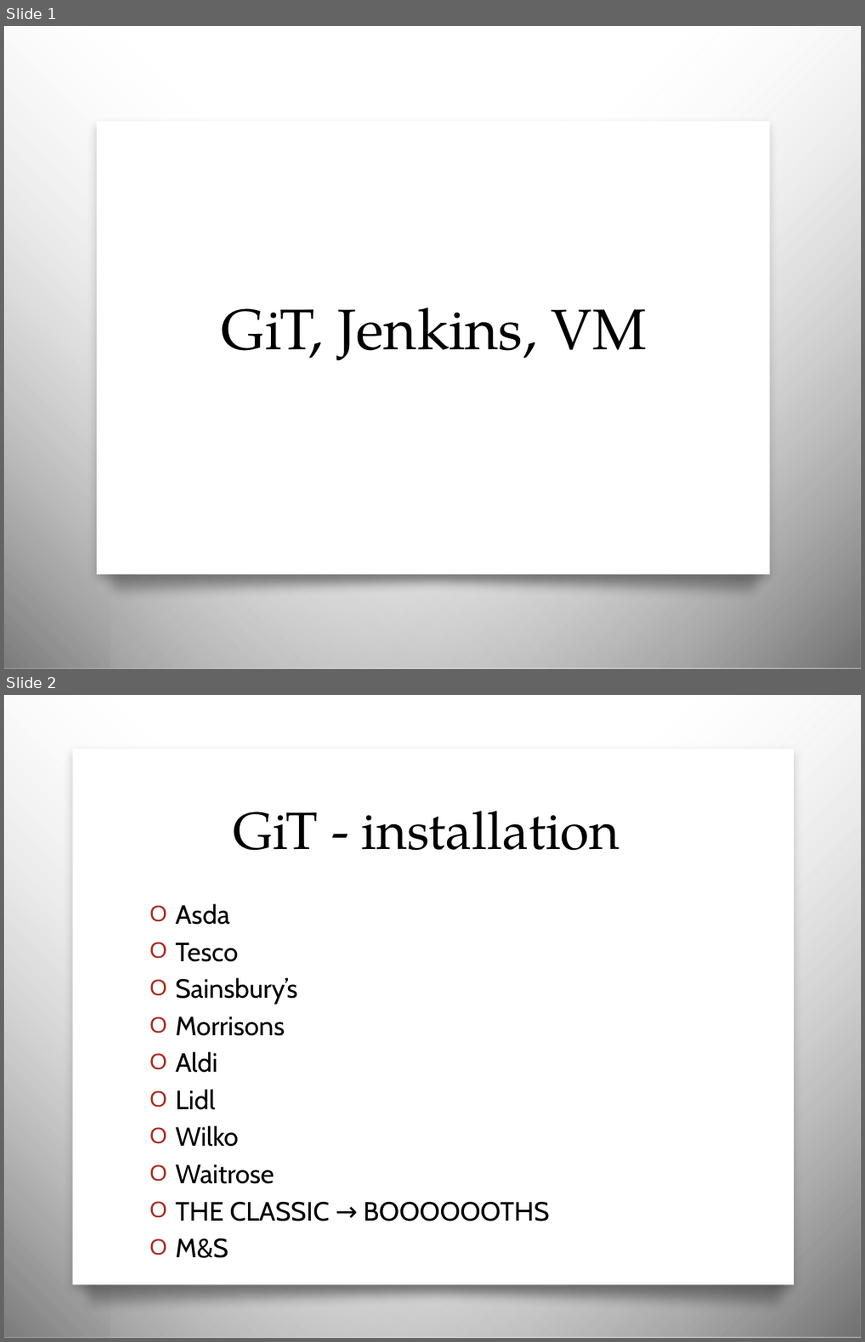
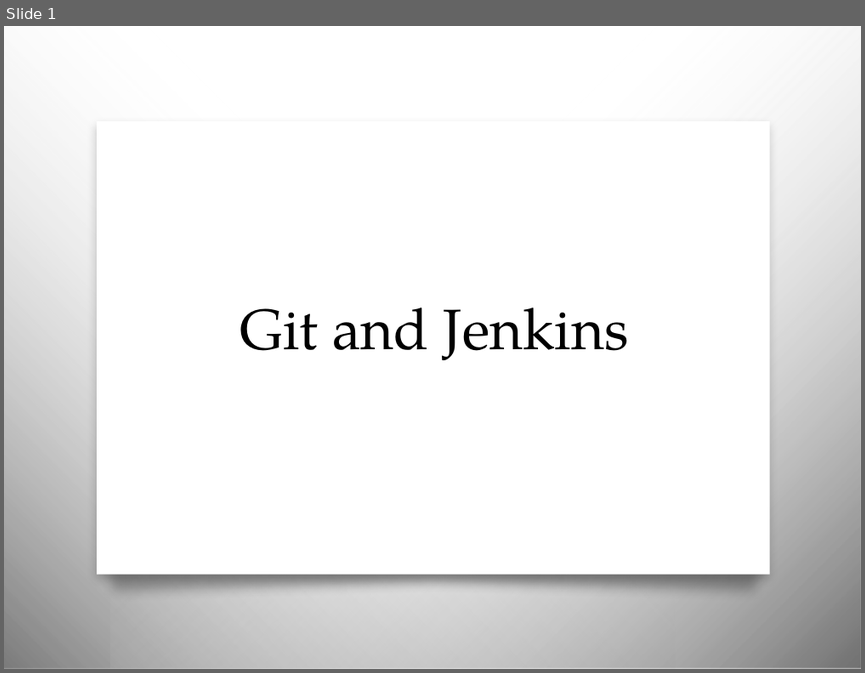
Before and after one commit to JCMander/PortalPower, a slide deck: Jenkins/Jenkins Slides.pptx. Shown one above the other, each under a label of ours: slides 1 and 2 before the commit, slide 1 after it. The pictures are 865x1342 and 865x673 pixels, drawn with LibreOffice and Linux fonts; fonts in the diff are those of the drawing; background and template pictures are left out. Boxes give left, top, right and bottom in pixels: in the first picture for what was removed or moved away, otherwise in the second. Text is boxed around its words. In the diff, an @@ line names an element or a change of style, - is before the commit and + after.

Commit message:
Jenkins + Git rules

```diff
--- a/Jenkins/Jenkins Slides.pptx
+++ b/Jenkins/Jenkins Slides.pptx
@@ slide 2 removed at bbox=[4, 695, 861, 1338], background picture (left out); not listed: 2 template elements that a slide beside it also shows @@
@@ rectangle removed at bbox=[73, 749, 794, 1285] @@
@@ title removed at bbox=[233, 811, 619, 851] @@
-GiT - installation
@@ text removed at bbox=[176, 903, 550, 1258] @@
-O Asda
-O Tesco
-O Sainsbury’s
-O Morrisons
-O Aldi
-O Lidl
-O Wilko
-O Waitrose
-O THE CLASSIC → BOOOOOOTHS
-O M&S
@@ freeform shape removed at bbox=[64, 1264, 805, 1315] @@
@@ slide 1 changed as well @@
@@ title at bbox=[239, 307, 629, 360]: text changed @@
-GiT, Jenkins, VM
+Git and Jenkins
```
Also in this commit, not shown: 4 slides added, 1 other slide removed, 1 other file.
